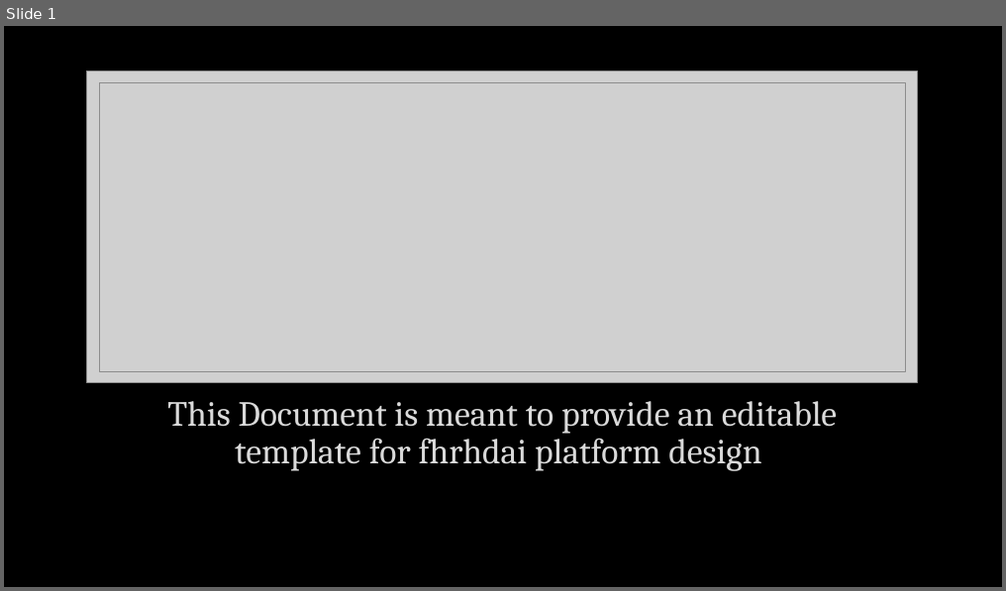
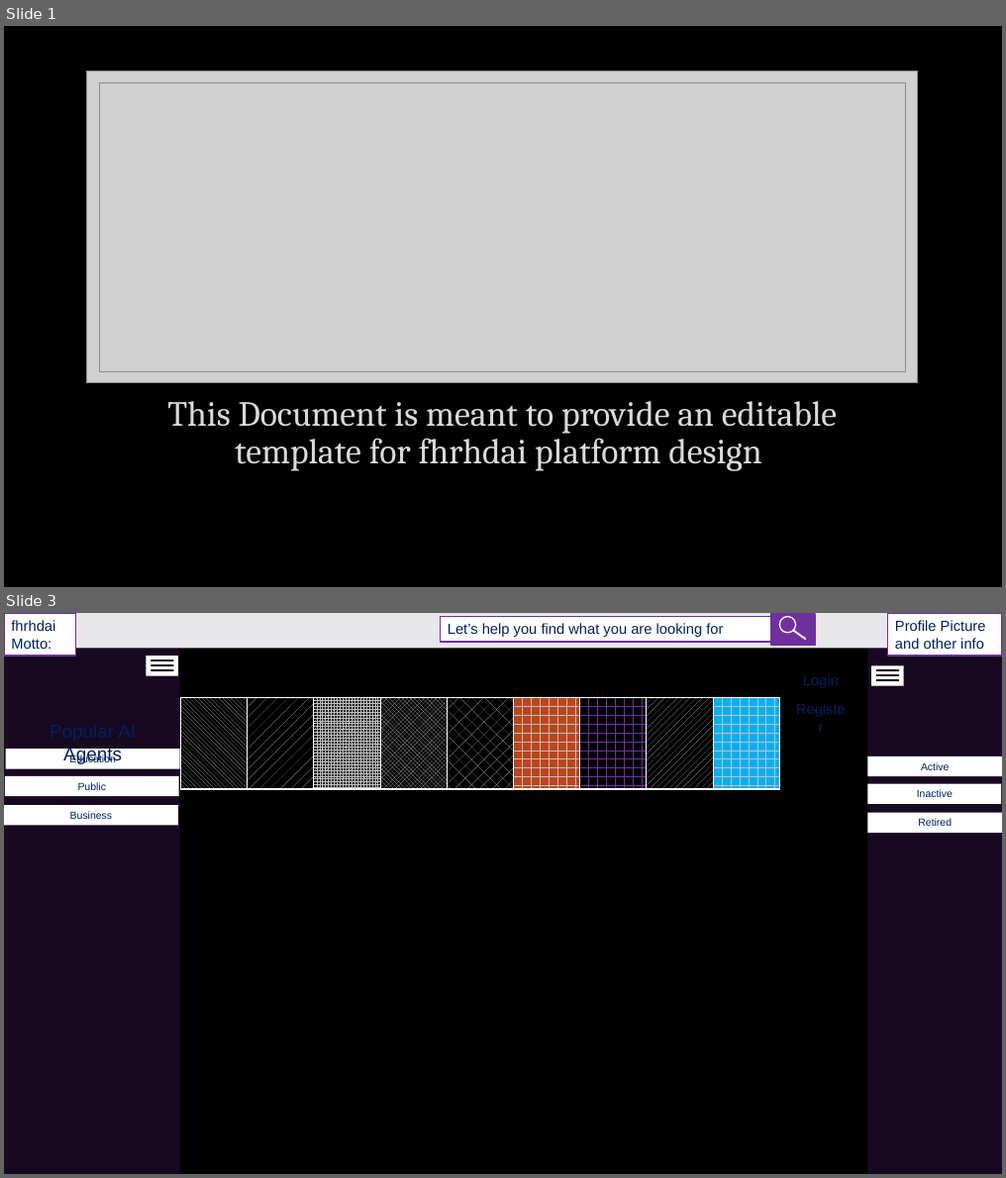
Before and after one commit to fhrhdai/siteunderconstruction-3, a slide deck: fhrhdai.pptx. Shown one above the other, each under a label of ours: slide 1 before the commit, slides 1 and 3 after it; the slides between them are not shown. The pictures are 1006x591 and 1006x1178 pixels, drawn with LibreOffice and Linux fonts; fonts in the diff are those of the drawing; grey boxes stand for pictures; background and template pictures are left out. Boxes give left, top, right and bottom in pixels: in the first picture for what was removed or moved away, otherwise in the second. Text is boxed around its words. In the diff, an @@ line names an element or a change of style, - is before the commit and + after.

Commit message:
Live tiles of active AI currently in use by users

```diff
--- a/fhrhdai.pptx
+++ b/fhrhdai.pptx
@@ slide 3 added at (x1=4, y1=613, x2=1002, y2=1174), background picture (left out) @@
@@ rectangle added at (x1=4, y1=613, x2=1002, y2=649), fill #E8E8EA @@
@@ rectangle added at (x1=4, y1=613, x2=76, y2=656), fill #FFFFFF, outline #7030A0 1.5 pt, 14 pt, text #002060 @@
+fhrhdai
+Motto:
@@ rectangle added at (x1=441, y1=617, x2=810, y2=642), fill #FFFFFF, outline #7030A0 1.5 pt, 14 pt, text #002060 @@
+Let’s help you find what you are looking for
@@ rectangle added at (x1=770, y1=614, x2=815, y2=646), fill #7030A0, outline #7030A0 1.5 pt @@
@@ ellipse added at (x1=779, y1=617, x2=796, y2=633), outline #FFFFFF 1.25 pt @@
@@ line added from (794, 630) to (806, 639), #FFFFFF 1.75 pt @@
@@ rectangle added at (x1=888, y1=613, x2=1002, y2=656), fill #FFFFFF, outline #7030A0 1.5 pt, 14 pt, text #002060 @@
+Profile Picture and other info
@@ rectangle added at (x1=4, y1=649, x2=180, y2=1174), fill #7030A0 at 20% opacity @@
@@ rectangle added at (x1=147, y1=656, x2=178, y2=676), fill #FFFFFF @@
@@ line added from (152, 670) to (173, 670), #000000 1.5 pt @@
@@ line added from (152, 661) to (173, 661), #000000 1.5 pt @@
@@ line added from (152, 665) to (173, 665), #000000 1.5 pt @@
@@ text added at (x1=787, y1=667, x2=855, y2=693), 14 pt, text #002060 @@
+Login
@@ rectangle added at (x1=868, y1=649, x2=1002, y2=1174), fill #7030A0 at 20% opacity @@
@@ rectangle added at (x1=871, y1=666, x2=904, y2=686), fill #FFFFFF @@
@@ line added from (877, 670) to (899, 670), #000000 1.5 pt @@
@@ table added at (x1=180, y1=697, x2=780, y2=789), 1 rows, 9 columns @@
+ |  |  |  |  |  |  |  | 
@@ text added at (x1=787, y1=697, x2=855, y2=722), 14 pt, text #002060 @@
+Register
@@ line added from (877, 680) to (899, 680), #000000 1.5 pt @@
@@ line added from (877, 675) to (899, 675), #000000 1.5 pt @@
@@ rectangle added at (x1=6, y1=750, x2=180, y2=769), fill #FFFFFF, 10 pt, text #002060 @@
+Education
@@ text added at (x1=63, y1=746, x2=122, y2=764), 18 pt, text #002060 @@
+Popular AI Agents
@@ rectangle added at (x1=868, y1=757, x2=1002, y2=777), fill #FFFFFF, 10 pt, text #002060 @@
+Active
@@ rectangle added at (x1=5, y1=776, x2=179, y2=796), fill #FFFFFF, 10 pt, text #002060 @@
+Public
@@ rectangle added at (x1=868, y1=783, x2=1001, y2=804), fill #FFFFFF, 10 pt, text #002060 @@
+Inactive
@@ rectangle added at (x1=4, y1=805, x2=178, y2=826), fill #FFFFFF, 10 pt, text #002060 @@
+Business
@@ rectangle added at (x1=868, y1=813, x2=1002, y2=833), fill #FFFFFF, 10 pt, text #002060 @@
+Retired
```
Also in this commit, not shown: 1 slide changed, 1 slide removed.
